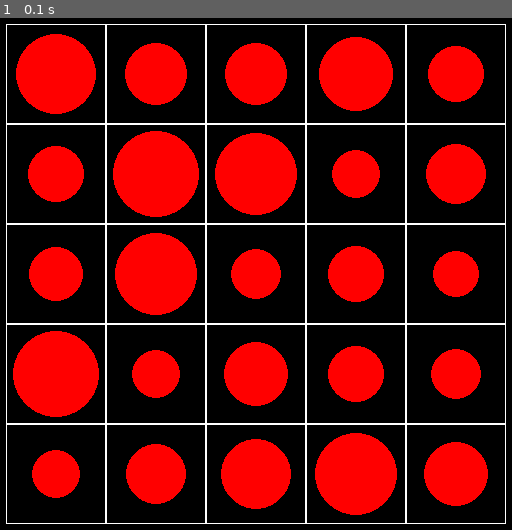
Above: before the commit, frame 1.
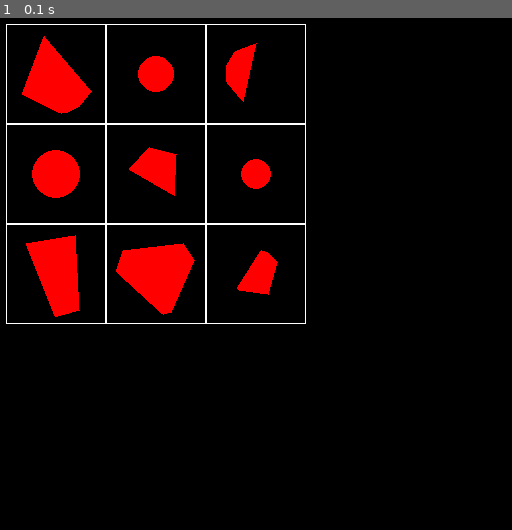
Above: after the commit, the same moment.

Repository: megadubcev/pygameProject
Game: pygame game, started from shape.py
The game is run twice, just before and just after one commit, with the same random seed, the same clock (stepped at 60 frames per second) and the same inputs.
Inputs:
- Up to frame 1 (0.1 s): no input

The runs differ from the first frame. In frame 1, 28% of the frame differs, in the area x 1-99%, y 1-99%.

Commit message:
многоугольники

Diff:
--- a/shape.py
+++ b/shape.py
@@ -1,5 +1,6 @@
 import pygame
 import random
+import math
 
 pygame.init()
 screen = pygame.display.set_mode((600, 600))
@@ -11,7 +12,11 @@
     def __init__(self, width, height):
         self.width = width
         self.height = height
-        self.board = [[2] * width for _ in range(height)]
+
+        self.board = [[0] * width for _ in range(height)]
+        for i in range(self.height):
+            for j in range(self.width):
+                self.board[i][j] = random.randint(2, 7)
         # значения по умолчанию
         self.left = 10
         self.top = 10
@@ -34,6 +39,7 @@
     def render2(self):
         for i in range(self.height):
             for j in range(self.width):
+                r = random.randint(self.cell_size // 4 - 2, self.cell_size // 2 - 3)
                 if self.board[i][j] == 1:
                     pygame.draw.line(screen, pygame.Color("blue"),
                                      (self.left + j * self.cell_size + 2, self.top + i * self.cell_size + 2),
@@ -44,10 +50,11 @@
                                      (self.left + (j + 1) * self.cell_size - 2,
                                       self.top + i * self.cell_size + 2), 2)
                 elif self.board[i][j] == 2:
-                    r = random.randint(self.cell_size // 4 - 2, self.cell_size // 2 - 3)
                     pygame.draw.circle(screen, pygame.Color("red"),
                                        (self.left + int((j + 0.5) * self.cell_size),
-                                        self.top + int((i + 0.5) * self.cell_size)), r, 0)
+                                        self.top + int((i + 0.5) * self.cell_size)), r - 13, 0)
+                else:
+                    self.drawPoligon(self.board[i][j], r, (i, j))
 
     def get_click(self, mouse_pos):
         cell = self.get_cell(mouse_pos)
@@ -79,16 +86,34 @@
                     s += 1
         return s
 
+    def drawPoligon(self, n, r, cell_coords):
+        angles = []
+        points = []
+        for i in range(n):
+            angles.append(random.randint(0, 359))
+        angles.sort()
+        for angle in angles:
+            points.append((self.top + int((cell_coords[1] + 0.5) * self.cell_size) + int(math.cos(angle / 57) * r),
+                           self.left + int((cell_coords[0] + 0.5) * self.cell_size) - math.sin(angle / 57) * r))
 
-board = Board(5, 5)
+        pygame.draw.polygon(screen, pygame.Color("red"), points, 0)
+
+
+board = Board(3, 3)
 
 board.render()
 board.render2()
 pygame.display.flip()
+maxs = 0
 for i in range(board.height):
     for j in range(board.width):
         board.square[i][j] = board.squaref((i, j))
+        if board.square[i][j] > maxs:
+            maxs = board.square[i][j]
+
 print(board.square)
+print(board.board)
+print(maxs)
 
 running = True
 while running:
